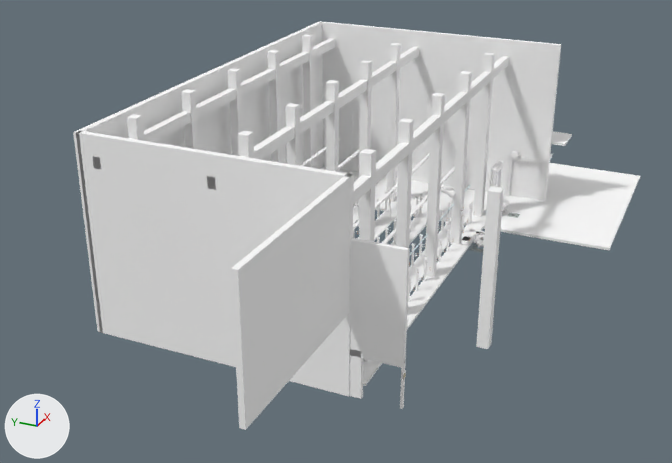
A saved change to the glTF model unity/DeadLetter/Assets/Art/DL-04/DL-04.gltf.
Both versions are drawn from a 50 mm lens placed at (10.9, -7.5, 14.6), pointed at (37.1, 4.3, 1.6). Arrows for +X, +Y and +Z are at lower left; the lights stay in place. The first picture is the older version. Where no turn or scale is listed for an object, it has been applied to the vertices.

In view in the first picture: 'ForegroundColumn', 'GatePartition', 'MECH_PlateDoor_dl04_bayDoor', 'RackPlinths', 'RacksFloor', 'RacksHall', 'RacksPlinths', 'RechargeHall' and 14 more.
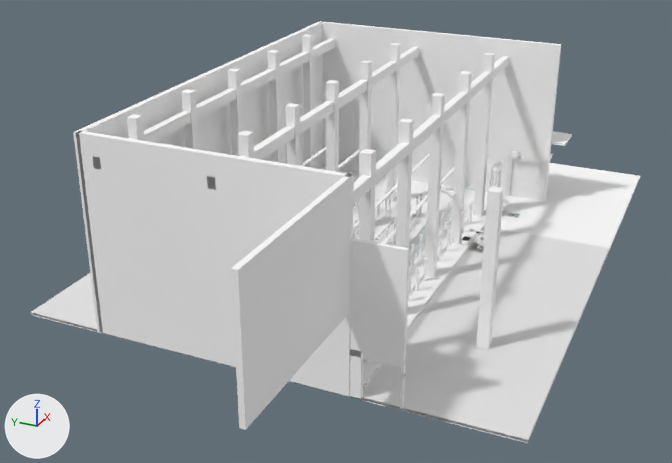
Location of each change, (x1, y1, x2, y2) in pixels of the pictures (672 x 463 px):
'Floor', added: after (30, 204, 610, 443)

Patch to the scene script:
```diff
--- a/unity/DeadLetter/Assets/Art/DL-04/DL-04.gltf.py
+++ b/unity/DeadLetter/Assets/Art/DL-04/DL-04.gltf.py
@@ me_floor_dl_04 @@
+me_floor_dl_04.from_pydata([(43.0, -4.0, -0.1), (43.0, -4.0, 0.0), (43.0, 12.0, -0.1), (43.0, 12.0, 0.0), (30.6, 12.0, -0.1), (30.6, 12.0, 0.0), (30.6, -4.0, -0.1), (30.6, -4.0, 0.0)], [], [(4, 5, 3), (4, 3, 2), (2, 3, 1), (2, 1, 0), (4, 2, 0), (4, 0, 6), (0, 1, 7), (0, 7, 6), (3, 5, 7), (3, 7, 1)])
@@ ob_floor @@
+ob_floor = bpy.data.objects.new('Floor', me_floor_dl_04)
+ob_floor.location = (0.0, 0.0, 0.0)
```
